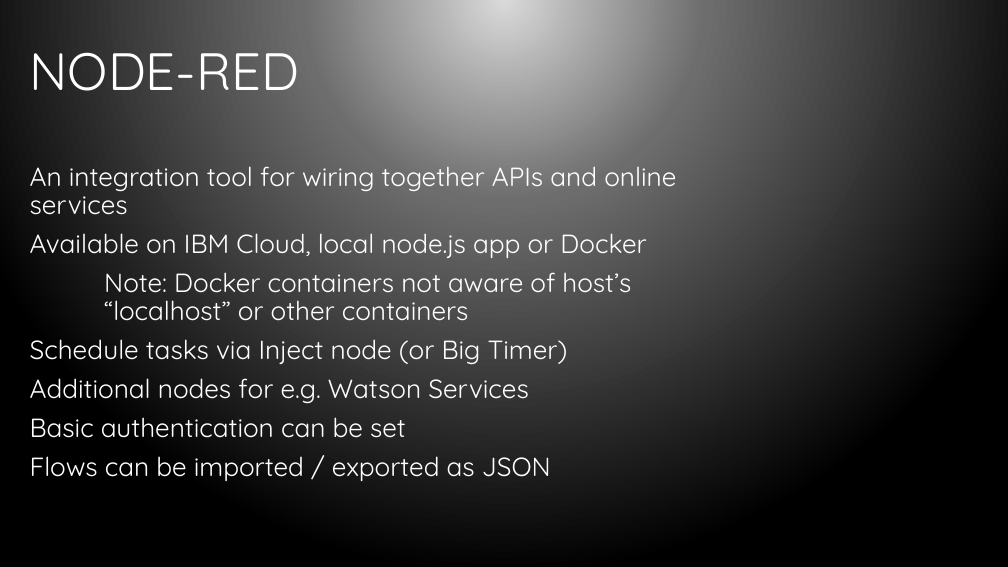
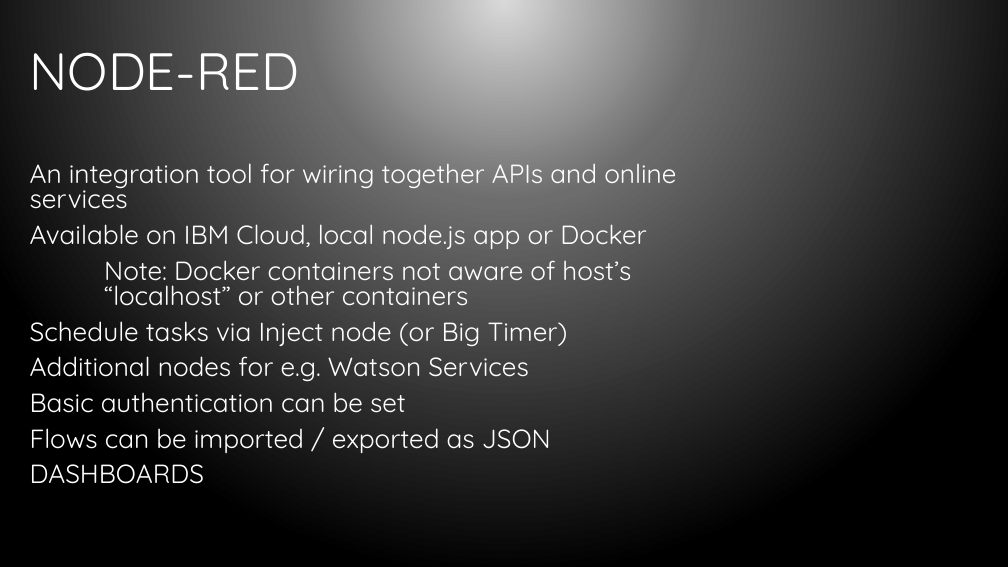
Before and after one commit to bleedingcode/domino-js-masterclass, a slide deck: slide 27 of presentation/8598 Domino and JS.pptx (slide 25 before the commit). Drawn at 1008x567 pixels with LibreOffice and Linux fonts; fonts in the diff are those of the drawing; background and template pictures are left out. Boxes give left, top, right and bottom in pixels: in the first picture for what was removed or moved away, otherwise in the second. Text is boxed around its words. In the diff, an @@ line names an element or a change of style, - is before the commit and + after.

```diff
--- a/presentation/8598 Domino and JS.pptx
+++ b/presentation/8598 Domino and JS.pptx
@@ text at [30,163,676,453]: line spacing 0.9 to 0.8 @@
@@ text at [30,464,204,484]: paragraph added @@
+DASHBOARDS
```
Also in this commit, not shown: 6 other slides changed, 3 slides added, 2 other files.
